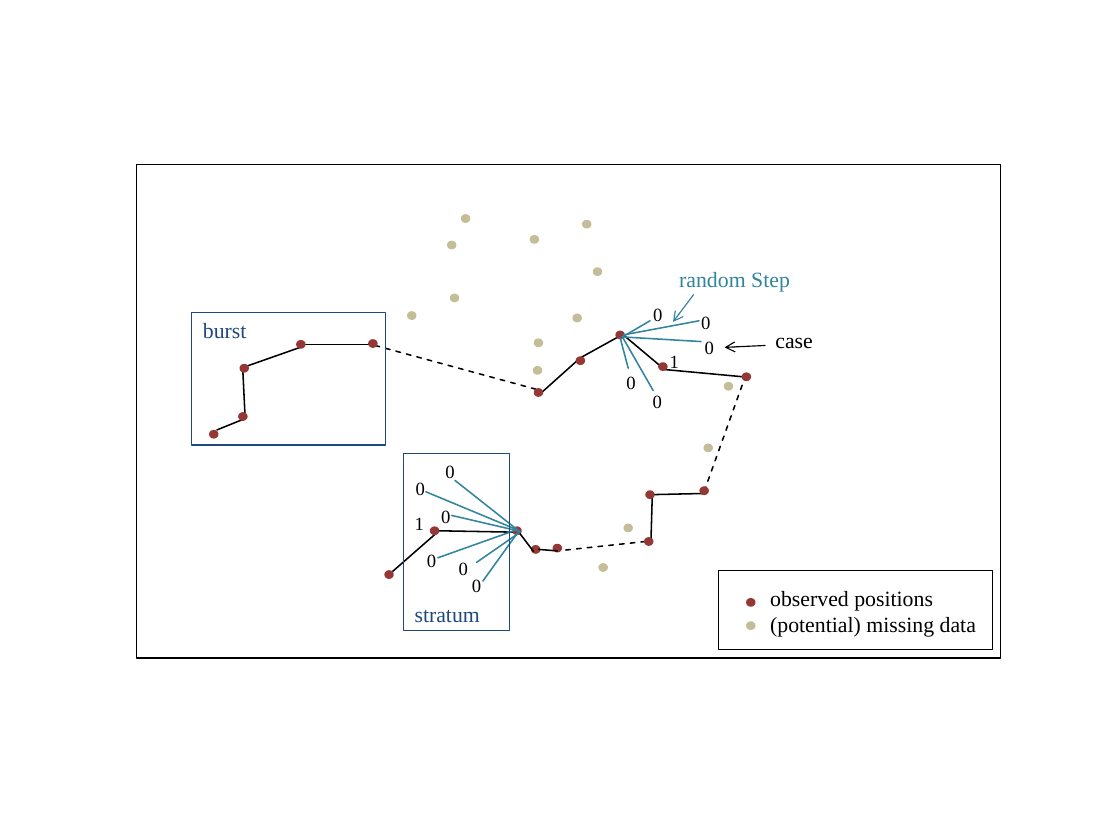
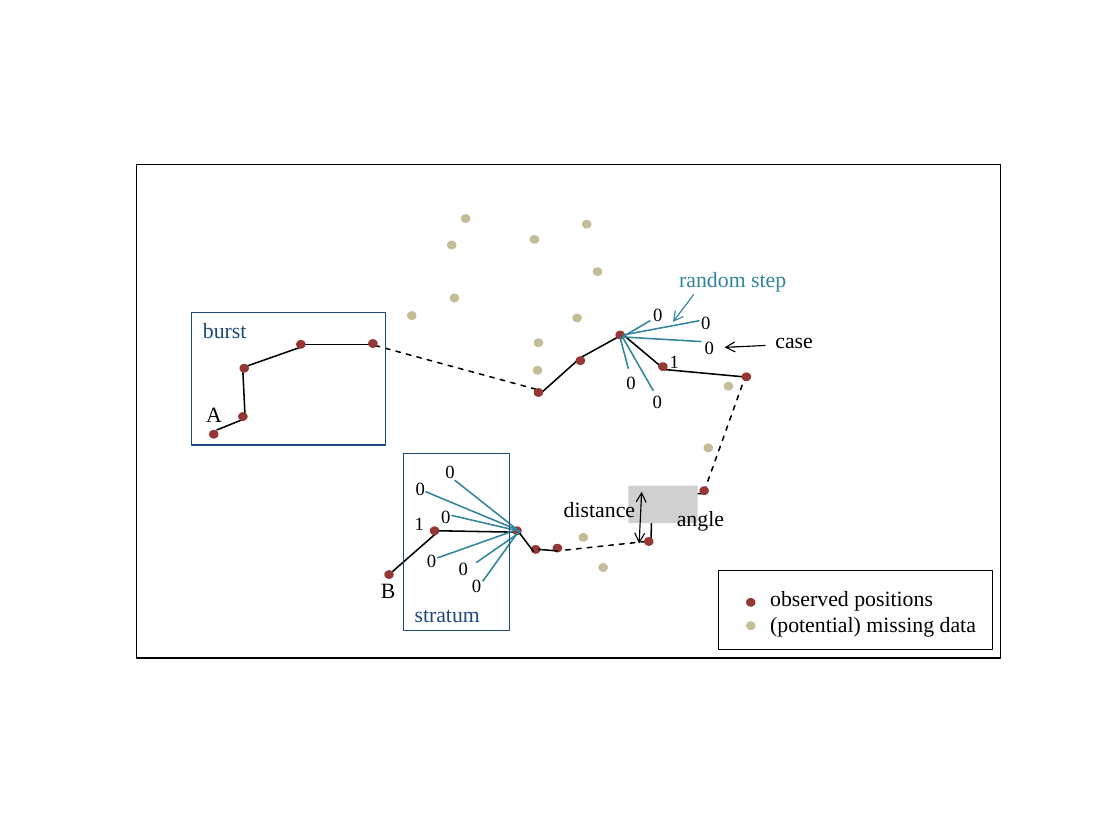
Before and after one commit to peterantkowiak/SSF-workflow, a slide deck: slide 1 of Report/explain_a_burst.pptx. Drawn at 1120x840 pixels with LibreOffice and Linux fonts; fonts in the diff are those of the drawing; grey boxes stand for pictures. Boxes give left, top, right and bottom in pixels: in the first picture for what was removed or moved away, otherwise in the second. Text is boxed around its words. In the diff, an @@ line names an element or a change of style, - is before the commit and + after.

```diff
--- a/Report/explain_a_burst.pptx
+++ b/Report/explain_a_burst.pptx
@@ text at bbox=[679, 272, 786, 292]: text changed @@
-random Step
+random step
@@ group added at bbox=[206, 407, 724, 598]: 4 texts, 1 arc (boxed as its full ellipse), 1 picture, 1 double arrow @@
+A
+B
+angle
+distance
@@ ellipse removed at bbox=[647, 492, 654, 497] @@
@@ ellipse: place and size @@
-ellipse at bbox=[625, 525, 632, 531]
+ellipse at bbox=[580, 534, 587, 540]
```
Also in this commit, not shown: 1 other file.
